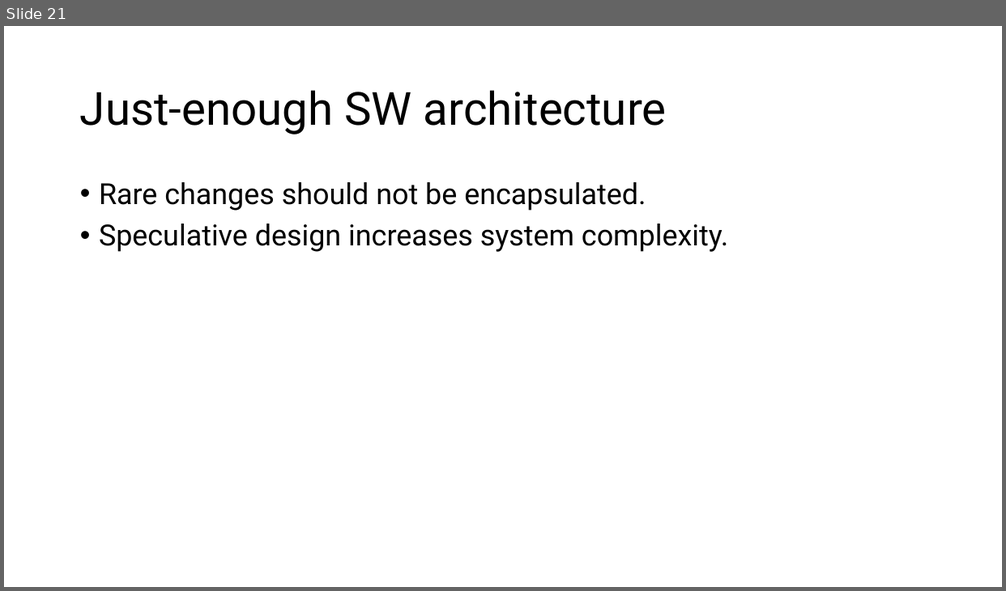
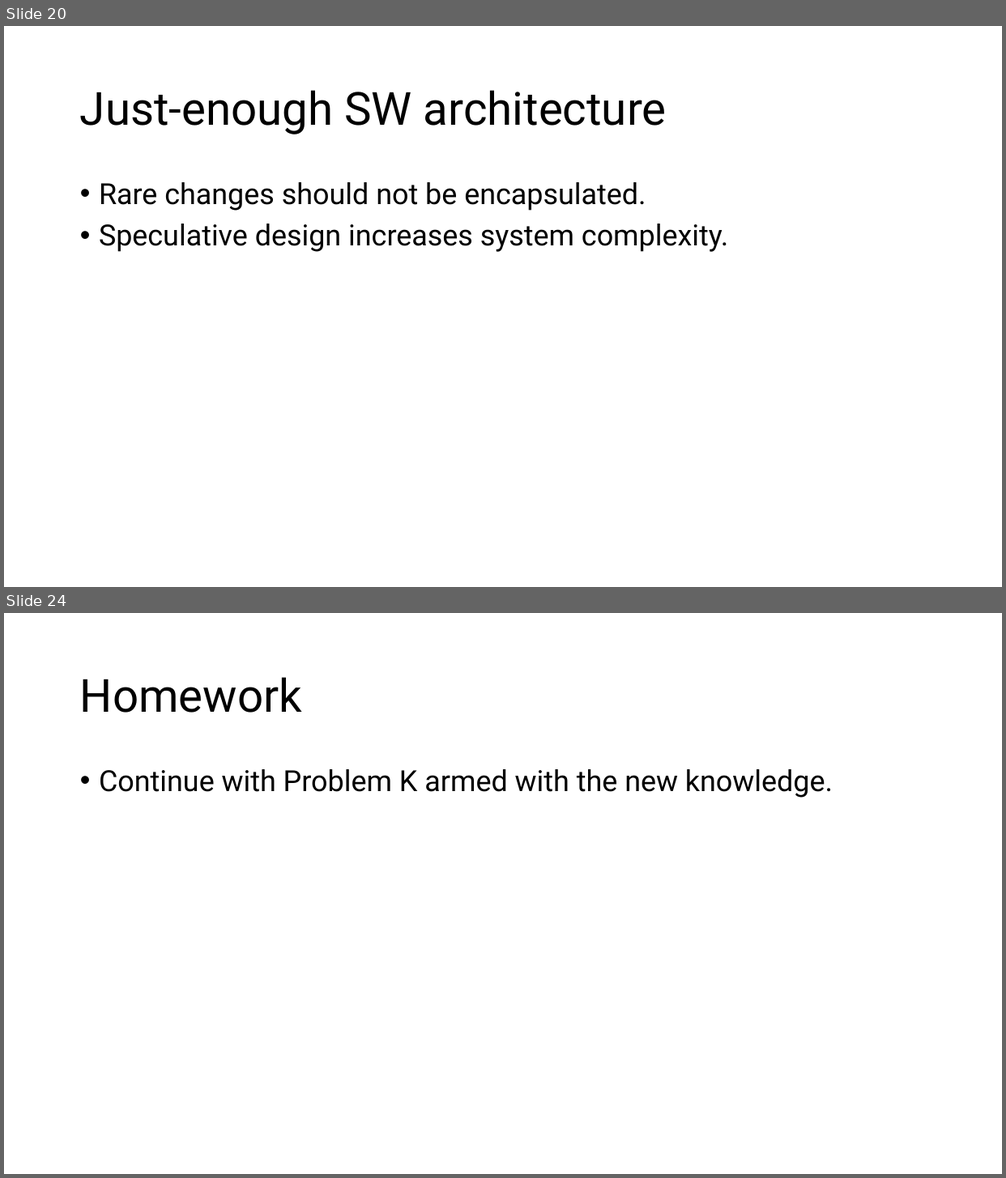
Before and after one commit to aregm/system-design-course, a slide deck: docs/Lecture 3.pptx. Shown one above the other, each under a label of ours: slide 21 before the commit, slides 20 and 24 after it; the slides between them are not shown. The pictures are 1006x591 and 1006x1178 pixels, drawn with LibreOffice and Linux fonts; fonts in the diff are those of the drawing. Boxes give left, top, right and bottom in pixels: in the first picture for what was removed or moved away, otherwise in the second. Text is boxed around its words. In the diff, an @@ line names an element or a change of style, - is before the commit and + after.

Commit message:
Modified slides for Homework

```diff
--- a/docs/Lecture 3.pptx
+++ b/docs/Lecture 3.pptx
@@ slide 24 added at box(4, 613, 1002, 1174), background #FFFFFF @@
@@ title added at box(80, 677, 302, 713), 44 pt, text #000000 @@
+Homework
@@ text added at box(99, 769, 833, 798), 28 pt, text #000000 @@
+• Continue with Problem K armed with the new knowledge.
@@ what was slide 21 is now slide 20 @@
```
Also in this commit, not shown: 3 other slides added, 1 slide removed.
